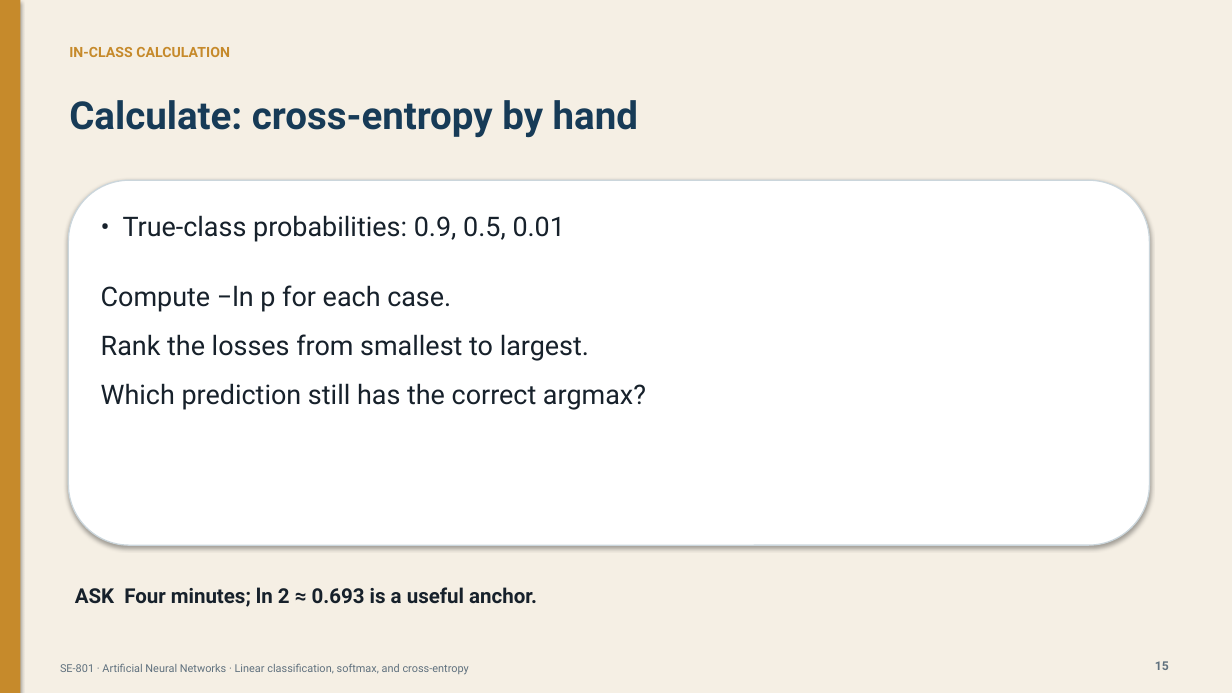
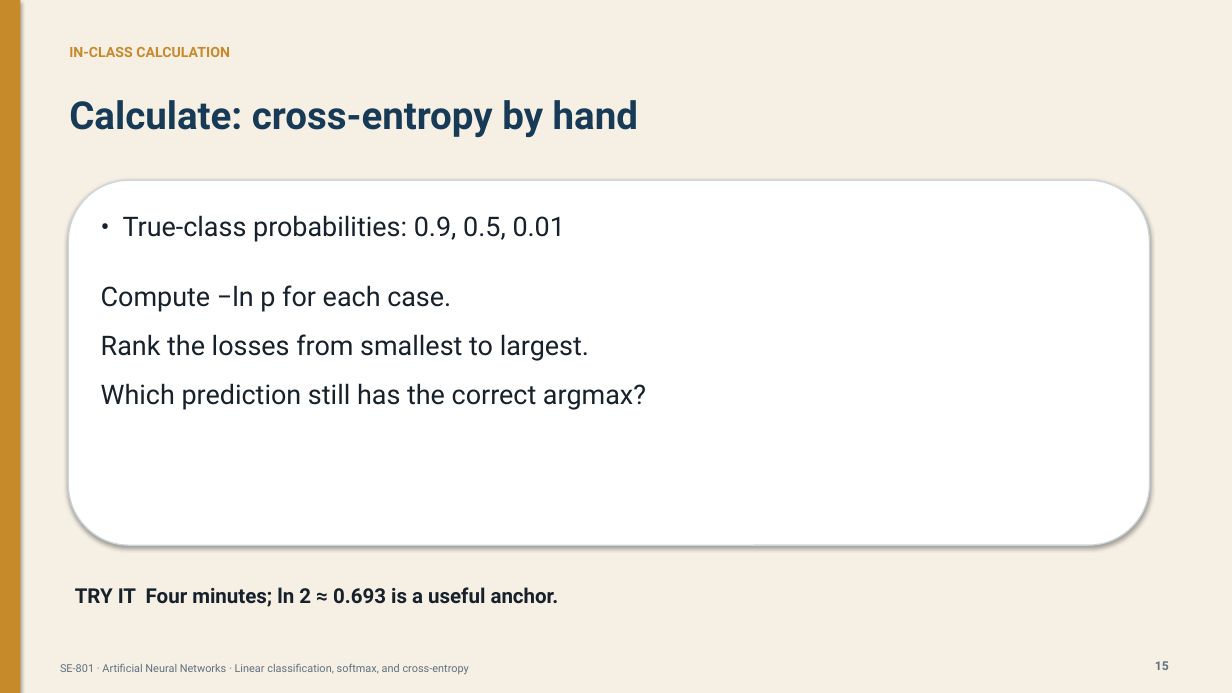
Before and after one commit to DrFarrukh/teaching, a slide deck: slide 15 of courses/artificial-neural-networks/lectures/lecture-04/slides.pptx. Drawn at 1232x693 pixels with LibreOffice and Linux fonts; fonts in the diff are those of the drawing. Boxes give left, top, right and bottom in pixels: in the first picture for what was removed or moved away, otherwise in the second. Text is boxed around its words. In the diff, an @@ line names an element or a change of style, - is before the commit and + after.

```diff
--- a/courses/artificial-neural-networks/lectures/lecture-04/slides.pptx
+++ b/courses/artificial-neural-networks/lectures/lecture-04/slides.pptx
@@ text at [75,587,559,607]: text changed @@
-ASK Four minutes; ln 2 ≈ 0.693 is a useful anchor.
+TRY IT Four minutes; ln 2 ≈ 0.693 is a useful anchor.
```
Also in this commit, not shown: 7 other slides changed.
